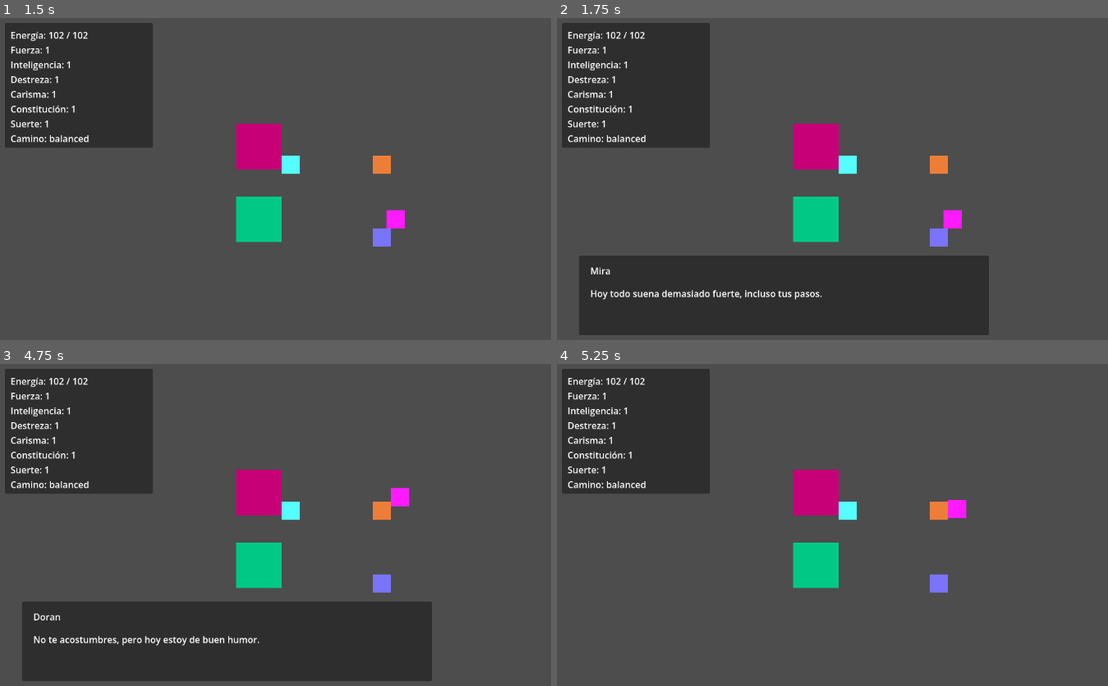
Above: before the commit, frames 1-4 (two rows, left to right).
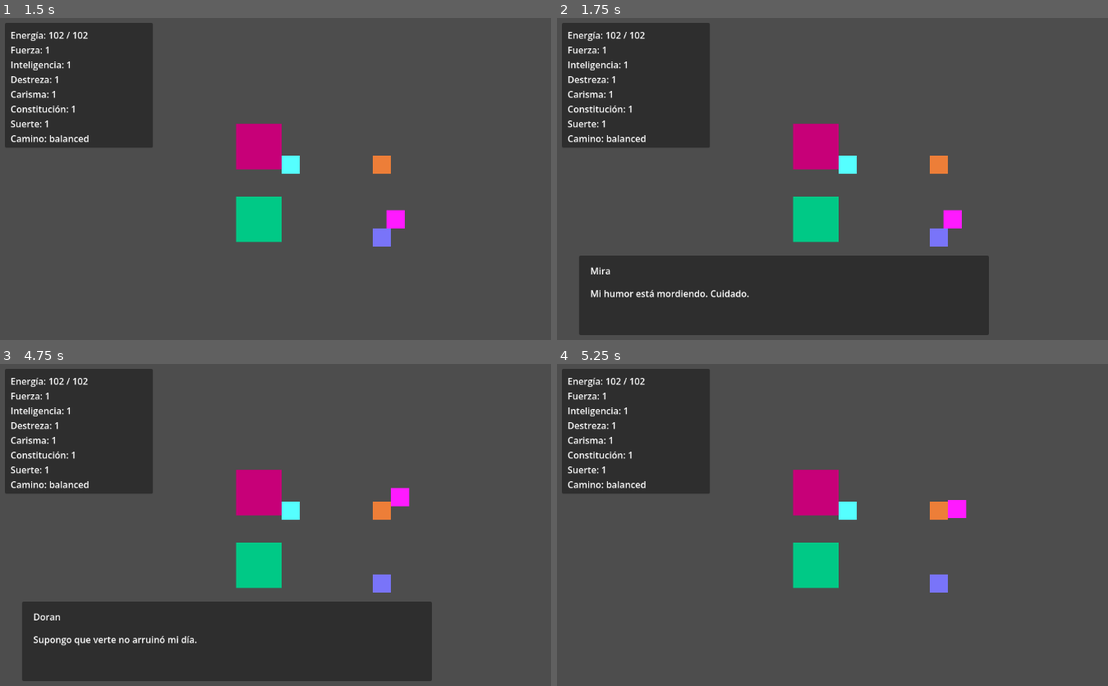
Above: after the commit, the same moments.

Repository: JoshSnowMex/another-life-project
Game: Godot game, scene res://scenes/world/world.tscn
Two runs of this game, one before a commit and one after it. Both use one fixed random seed, a clock stepped at 60 frames per second and the inputs below.
Inputs:
- Up to frame 1 (1.5 s): tap Enter at 0.5 s; hold D (move_right) 0.53-1.28 s; tap F (interact) at 0.6 s; tap T (next_day) at 0.8, 1.35 s; hold S (move_down) from 1.28 s (still down)
- Up to frame 2 (1.75 s): keep holding S (move_down); tap F (interact) at 1.55 s
- Up to frame 3 (4.75 s): tap Space at 2 s; release S (move_down) at 2.03 s; hold D (move_right) 2.03-2.78 s; tap F (interact) at 2.1, 3.05, 3.6, 4.55 s; tap T (next_day) at 2.3, 2.85, 3.8, 4.35 s; hold W (move_up) 2.78-3.53 s; hold A (move_left) from 3.53 s (still down)
- Up to frame 4 (5.25 s): tap Enter at 5 s; release A (move_left) at 5.03 s; hold S (move_down) from 5.03 s (still down); tap F (interact) at 5.1 s

Frame 1 is identical in both runs. In frame 2, 0.6% of the frame differs, in the area x 6-48%, y 84-88%; in frame 3, 0.5%; in frame 4, nothing differs.

Commit message:
Move NPC constants and dialogues to data systems

Diff:
--- /dev/null
+++ b/data/npc_personality_dialogues.json
@@ -0,0 +1,128 @@
+{
+  "amable": {
+	"first_happy": [
+	  "¡Qué alegría verte! Me alegra que hayas venido.",
+	  "Justo estaba esperando encontrarme con alguien amable.",
+      "Tu presencia hace que este día se sienta un poco más ligero."
+	],
+	"first_irritated": [
+	  "Perdón... hoy no me siento del todo bien.",
+	  "No es tu culpa, solo tengo un día complicado.",
+      "Intentaré no descargar mi mal humor contigo."
+	],
+	"second_positive": [
+	  "Hablar contigo siempre me deja una buena sensación.",
+	  "Gracias por tomarte el tiempo de hablar conmigo.",
+      "Me gusta que podamos conversar así."
+	],
+	"second_negative": [
+	  "Creo que esta conversación no salió como esperaba.",
+	  "Perdón, quizá no estoy entendiendo bien tus palabras.",
+      "Me siento un poco incómoda con esto."
+	],
+	"second_neutral": [
+	  "Supongo que aún nos estamos conociendo.",
+	  "No estuvo mal. Podemos hablar más otro día.",
+      "Gracias por acercarte, aunque no tenga mucho que decir ahora."
+	],
+	"limit_happy": [
+	  "Me encantaría seguir hablando, pero dejémoslo para luego.",
+	  "Hablemos más otro día, ¿sí?",
+      "Guardaré algo de conversación para mañana."
+	],
+	"limit_irritated": [
+	  "De verdad necesito descansar un poco.",
+	  "Perdón, pero ya no quiero hablar más por hoy.",
+      "Mejor dejémoslo aquí antes de que diga algo feo."
+	],
+	"limit_neutral": [
+	  "Creo que ya hablamos suficiente por hoy.",
+	  "Podemos continuar otro día.",
+      "Necesito ocuparme de otras cosas ahora."
+	]
+  },
+  "grunon": {
+	"first_happy": [
+	  "No te acostumbres, pero hoy estoy de buen humor.",
+	  "Supongo que verte no arruinó mi día.",
+      "Bueno... hoy puedo tolerar una conversación."
+	],
+	"first_irritated": [
+	  "¿Qué quieres ahora?",
+	  "No estoy de humor. Habla rápido.",
+      "Este no es un buen momento."
+	],
+	"second_positive": [
+	  "No estuvo tan mal como esperaba.",
+	  "Bien. Admito que dijiste algo útil.",
+      "Supongo que puedes ser menos molesto de lo normal."
+	],
+	"second_negative": [
+	  "Sabía que esto iba a ser una pérdida de tiempo.",
+	  "Eso fue exactamente lo que no quería escuchar.",
+      "Me estás dando razones para terminar esta conversación."
+	],
+	"second_neutral": [
+	  "No tengo una opinión sobre eso.",
+	  "Ajá. ¿Eso era todo?",
+      "No fue terrible. Tampoco interesante."
+	],
+	"limit_happy": [
+	  "Ya hablamos bastante. No arruines el momento.",
+	  "Terminemos aquí mientras aún estoy de buen humor.",
+      "Vuelve luego. Tal vez."
+	],
+	"limit_irritated": [
+	  "Ya basta.",
+	  "No voy a repetirlo: déjame en paz por hoy.",
+      "Se acabó la conversación."
+	],
+	"limit_neutral": [
+	  "Eso es suficiente por hoy.",
+	  "No tengo más que decir.",
+      "Vuelve otro día si insistes."
+	]
+  },
+  "impredecible": {
+	"first_happy": [
+	  "¡Hoy el aire sabe a aventura!",
+	  "Qué curioso verte justo ahora. Tal vez era destino.",
+      "¡Perfecto! Necesitaba una interrupción interesante."
+	],
+	"first_irritated": [
+	  "No sé si quiero hablar... o lanzar una piedra al río.",
+	  "Hoy todo suena demasiado fuerte, incluso tus pasos.",
+      "Mi humor está mordiendo. Cuidado."
+	],
+	"second_positive": [
+	  "Eso fue inesperadamente divertido.",
+	  "Me agradas un poco más. No preguntes por qué.",
+      "Interesante... cambiaste el color del día."
+	],
+	"second_negative": [
+	  "Uy. Eso cayó como sopa fría.",
+	  "No sé qué esperaba, pero no era eso.",
+      "Algo en mí acaba de cerrar una puerta imaginaria."
+	],
+	"second_neutral": [
+	  "Eso fue... una conversación.",
+	  "Ni bien ni mal. Como pan sin mermelada.",
+      "Lo guardaré en mi caja mental de cosas raras."
+	],
+	"limit_happy": [
+	  "Sigamos otro día antes de que se evapore la magia.",
+	  "Me voy antes de cambiar de opinión.",
+      "Demasiadas palabras arruinan los buenos misterios."
+	],
+	"limit_irritated": [
+	  "Ya no. Mi paciencia se fue caminando.",
+	  "Necesito silencio antes de convertirme en tormenta.",
+      "Fin de la función por hoy."
+	],
+	"limit_neutral": [
+	  "Mi cabeza ya cambió de canal.",
+	  "Podemos hablar luego, si el universo insiste.",
+      "Ya gasté mis palabras de este momento."
+	]
+  }
+}
--- a/project.godot
+++ b/project.godot
@@ -19,6 +19,8 @@
 
 PlayerStats="*uid://c2une3p0s0ifn"
 TimeSystem="*uid://b4fb7gbyyhhll"
+GameConstants="*uid://ct3htl5mf2jl7"
+DialogueDatabase="*uid://s4gmkedr57aw"
 
 [input]
 
--- a/scripts/npc.gd
+++ b/scripts/npc.gd
@@ -1,19 +1,14 @@
 extends CharacterBody2D
 
-
-const PERSONALITY_AMABLE: String = "amable"
-const PERSONALITY_GRUNON: String = "grunon"
-const PERSONALITY_IMPREDECIBLE: String = "impredecible"
-
 @export var npc_name: String = "Lyria"
-@export var personality: String = "amable"
+@export var personality: String = GameConstants.PERSONALITY_AMABLE
 
 @export var loved_gifts: Array[String] = ["joya"]
 @export var liked_gifts: Array[String] = ["flor", "libro"]
 @export var disliked_gifts: Array[String] = ["extrano"]
 
 var affinity: int = 0
-var mood: String = "neutral"
+var mood: String = GameConstants.MOOD_NEUTRAL
 var interaction_count: int = 0
 var has_received_gift_today: bool = false
 
@@ -48,185 +43,41 @@
 	var final_roll: int = roll + (bias * 10) + personality_modifier
 
 	if final_roll >= 75:
-		mood = "happy"
+		mood = GameConstants.MOOD_HAPPY
 	elif final_roll <= 25:
-		mood = "irritated"
-	else:
-		mood = "neutral"
+		mood = GameConstants.MOOD_IRRITATED
+	else:
+		mood = GameConstants.MOOD_NEUTRAL
 
 func get_personality_mood_modifier() -> int:
 	match personality:
-		PERSONALITY_AMABLE:
+		GameConstants.PERSONALITY_AMABLE:
 			return 10
-		PERSONALITY_GRUNON:
+		GameConstants.PERSONALITY_GRUNON:
 			return -10
-		PERSONALITY_IMPREDECIBLE:
+		GameConstants.PERSONALITY_IMPREDECIBLE:
 			return randi_range(-20, 20)
 
 	return 0
 
 func update_mood_after_affinity_change(affinity_change: int) -> void:
 	if affinity_change > 1:
-		mood = "happy"
+		mood = GameConstants.MOOD_HAPPY
 	elif affinity_change < 0:
-		mood = "irritated"
+		mood = GameConstants.MOOD_IRRITATED
 
 func get_personality_dialogue(context: String) -> String:
-	var dialogues: Dictionary = {
-		PERSONALITY_AMABLE: {
-			"first_happy": [
-				"¡Qué alegría verte! Me alegra que hayas venido.",
-				"Justo estaba esperando encontrarme con alguien amable.",
-				"Tu presencia hace que este día se sienta un poco más ligero."
-			],
-			"first_irritated": [
-				"Perdón... hoy no me siento del todo bien.",
-				"No es tu culpa, solo tengo un día complicado.",
-				"Intentaré no descargar mi mal humor contigo."
-			],
-			"second_positive": [
-				"Hablar contigo siempre me deja una buena sensación.",
-				"Gracias por tomarte el tiempo de hablar conmigo.",
-				"Me gusta que podamos conversar así."
-			],
-			"second_negative": [
-				"Creo que esta conversación no salió como esperaba.",
-				"Perdón, quizá no estoy entendiendo bien tus palabras.",
-				"Me siento un poco incómoda con esto."
-			],
-			"second_neutral": [
-				"Supongo que aún nos estamos conociendo.",
-				"No estuvo mal. Podemos hablar más otro día.",
-				"Gracias por acercarte, aunque no tenga mucho que decir ahora."
-			],
-			"limit_happy": [
-				"Me encantaría seguir hablando, pero dejémoslo para luego.",
-				"Hablemos más otro día, ¿sí?",
-				"Guardaré algo de conversación para mañana."
-			],
-			"limit_irritated": [
-				"De verdad necesito descansar un poco.",
-				"Perdón, pero ya no quiero hablar más por hoy.",
-				"Mejor dejémoslo aquí antes de que diga algo feo."
-			],
-			"limit_neutral": [
-				"Creo que ya hablamos suficiente por hoy.",
-				"Podemos continuar otro día.",
-				"Necesito ocuparme de otras cosas ahora."
-			]
-		},
-
-		PERSONALITY_GRUNON: {
-			"first_happy": [
-				"No te acostumbres, pero hoy estoy de buen humor.",
-				"Supongo que verte no arruinó mi día.",
-				"Bueno... hoy puedo tolerar una conversación."
-			],
-			"first_irritated": [
-				"¿Qué quieres ahora?",
-				"No estoy de humor. Habla rápido.",
-				"Este no es un buen momento."
-			],
-			"second_positive": [
-				"No estuvo tan mal como esperaba.",
-				"Bien. Admito que dijiste algo útil.",
-				"Supongo que puedes ser menos molesto de lo normal."
-			],
-			"second_negative": [
-				"Sabía que esto iba a ser una pérdida de tiempo.",
-				"Eso fue exactamente lo que no quería escuchar.",
-				"Me estás dando razones para terminar esta conversación."
-			],
-			"second_neutral": [
-				"No tengo una opinión sobre eso.",
-				"Ajá. ¿Eso era todo?",
-				"No fue terrible. Tampoco interesante."
-			],
-			"limit_happy": [
-				"Ya hablamos bastante. No arruines el momento.",
-				"Terminemos aquí mientras aún estoy de buen humor.",
-				"Vuelve luego. Tal vez."
-			],
-			"limit_irritated": [
-				"Ya basta.",
-				"No voy a repetirlo: déjame en paz por hoy.",
-				"Se acabó la conversación."
-			],
-			"limit_neutral": [
-				"Eso es suficiente por hoy.",
-				"No tengo más que decir.",
-				"Vuelve otro día si insistes."
-			]
-		},
-
-		PERSONALITY_IMPREDECIBLE: {
-			"first_happy": [
-				"¡Hoy el aire sabe a aventura!",
-				"Qué curioso verte justo ahora. Tal vez era destino.",
-				"¡Perfecto! Necesitaba una interrupción interesante."
-			],
-			"first_irritated": [
-				"No sé si quiero hablar... o lanzar una piedra al río.",
-				"Hoy todo suena demasiado fuerte, incluso tus pasos.",
-				"Mi humor está mordiendo. Cuidado."
-			],
-			"second_positive": [
-				"Eso fue inesperadamente divertido.",
-				"Me agradas un poco más. No preguntes por qué.",
-				"Interesante... cambiaste el color del día."
-			],
-			"second_negative": [
-				"Uy. Eso cayó como sopa fría.",
-				"No sé qué esperaba, pero no era eso.",
-				"Algo en mí acaba de cerrar una puerta imaginaria."
-			],
-			"second_neutral": [
-				"Eso fue... una conversación.",
-				"Ni bien ni mal. Como pan sin mermelada.",
-				"Lo guardaré en mi caja mental de cosas raras."
-			],
-			"limit_happy": [
-				"Sigamos otro día antes de que se evapore la magia.",
-				"Me voy antes de cambiar de opinión.",
-				"Demasiadas palabras arruinan los buenos misterios."
-			],
-			"limit_irritated": [
-				"Ya no. Mi paciencia se fue caminando.",
-				"Necesito silencio antes de convertirme en tormenta.",
-				"Fin de la función por hoy."
-			],
-			"limit_neutral": [
-				"Mi cabeza ya cambió de canal.",
-				"Podemos hablar luego, si el universo insiste.",
-				"Ya gasté mis palabras de este momento."
-			]
-		}
-	}
-
-	if not dialogues.has(personality):
-		return ""
-
-	var personality_dialogues: Dictionary = dialogues[personality]
-
-	if not personality_dialogues.has(context):
-		return ""
-
-	var options: Array = personality_dialogues[context]
-
-	if options.is_empty():
-		return ""
-
-	return options.pick_random()
+	return DialogueDatabase.get_npc_personality_dialogue(personality, context)
 
 func get_first_interaction_text() -> String:
 	if mood == "happy":
-		var dialogue: String = get_personality_dialogue("first_happy")
+		var dialogue: String = get_personality_dialogue(GameConstants.DIALOGUE_FIRST_HAPPY)
 		if dialogue != "":
 			return dialogue
 		return "Me alegra verte por aquí."
 
 	elif mood == "irritated":
-		var dialogue: String = get_personality_dialogue("first_irritated")
+		var dialogue: String = get_personality_dialogue(GameConstants.DIALOGUE_FIRST_IRRITATED)
 		if dialogue != "":
 			return dialogue
 		return "No estoy de humor ahora mismo."
@@ -237,17 +88,17 @@
 	var dialogue: String = ""
 
 	if affinity_change > 0:
-		dialogue = get_personality_dialogue("second_positive")
+		dialogue = get_personality_dialogue(GameConstants.DIALOGUE_SECOND_POSITIVE)
 		if dialogue == "":
 			dialogue = "Supongo que hablar contigo no estuvo mal."
 
 	elif affinity_change < 0:
-		dialogue = get_personality_dialogue("second_negative")
+		dialogue = get_personality_dialogue(GameConstants.DIALOGUE_SECOND_NEGATIVE)
 		if dialogue == "":
 			dialogue = "Te dije que no era un buen momento."
 
 	else:
-		dialogue = get_personality_dialogue("second_neutral")
+		dialogue = get_personality_dialogue(GameConstants.DIALOGUE_SECOND_NEUTRAL)
 		if dialogue == "":
 			dialogue = "No tengo mucho más que decir."
 
@@ -257,17 +108,17 @@
 	var dialogue: String = ""
 
 	if mood == "irritated":
-		dialogue = get_personality_dialogue("limit_irritated")
+		dialogue = get_personality_dialogue(GameConstants.DIALOGUE_LIMIT_IRRITATED)
 		if dialogue == "":
 			dialogue = "Ya basta por hoy."
 
 	elif mood == "happy":
-		dialogue = get_personality_dialogue("limit_happy")
+		dialogue = get_personality_dialogue(GameConstants.DIALOGUE_LIMIT_HAPPY)
 		if dialogue == "":
 			dialogue = "Hablemos luego, ¿sí?"
 
 	else:
-		dialogue = get_personality_dialogue("limit_neutral")
+		dialogue = get_personality_dialogue(GameConstants.DIALOGUE_LIMIT_NEUTRAL)
 		if dialogue == "":
 			dialogue = "Creo que ya hablamos suficiente por hoy."
 
@@ -289,11 +140,11 @@
 
 func get_personality_affinity_modifier() -> int:
 	match personality:
-		PERSONALITY_AMABLE:
+		GameConstants.PERSONALITY_AMABLE:
 			return 1
-		PERSONALITY_GRUNON:
+		GameConstants.PERSONALITY_GRUNON:
 			return -1
-		PERSONALITY_IMPREDECIBLE:
+		GameConstants.PERSONALITY_IMPREDECIBLE:
 			return randi_range(-2, 2)
 
 	return 0
@@ -354,11 +205,11 @@
 	affinity = clamp(affinity, -100, 100)
 
 	if affinity_change >= 6:
-		mood = "happy"
+		mood = GameConstants.MOOD_HAPPY
 	elif affinity_change < 0:
-		mood = "irritated"
-	else:
-		mood = "neutral"
+		mood = GameConstants.MOOD_IRRITATED
+	else:
+		mood = GameConstants.MOOD_NEUTRAL
 
 	dialogue_box.show_dialogue(npc_name, get_gift_response_text(gift_type, affinity_change))
 
--- /dev/null
+++ b/systems/dialogue_database.gd
@@ -0,0 +1,47 @@
+extends Node
+
+const NPC_PERSONALITY_DIALOGUES_PATH: String = "res://data/npc_personality_dialogues.json"
+
+var npc_personality_dialogues: Dictionary = {}
+
+func _ready() -> void:
+	load_npc_personality_dialogues()
+
+func load_npc_personality_dialogues() -> void:
+	npc_personality_dialogues = load_json_file(NPC_PERSONALITY_DIALOGUES_PATH)
+
+func load_json_file(path: String) -> Dictionary:
+	if not FileAccess.file_exists(path):
+		push_error("No existe el archivo JSON: " + path)
+		return {}
+
+	var file := FileAccess.open(path, FileAccess.READ)
+
+	if file == null:
+		push_error("No se pudo abrir el archivo JSON: " + path)
+		return {}
+
+	var text: String = file.get_as_text()
+	var parsed = JSON.parse_string(text)
+
+	if typeof(parsed) != TYPE_DICTIONARY:
+		push_error("El JSON no tiene formato de Dictionary: " + path)
+		return {}
+
+	return parsed
+
+func get_npc_personality_dialogue(personality: String, context: String) -> String:
+	if not npc_personality_dialogues.has(personality):
+		return ""
+
+	var personality_dialogues: Dictionary = npc_personality_dialogues[personality]
+
+	if not personality_dialogues.has(context):
+		return ""
+
+	var options: Array = personality_dialogues[context]
+
+	if options.is_empty():
+		return ""
+
+	return options.pick_random()
--- /dev/null
+++ b/systems/game_constants.gd
@@ -0,0 +1,25 @@
+extends Node
+
+const PERSONALITY_AMABLE: String = "amable"
+const PERSONALITY_GRUNON: String = "grunon"
+const PERSONALITY_IMPREDECIBLE: String = "impredecible"
+
+const MOOD_HAPPY: String = "happy"
+const MOOD_NEUTRAL: String = "neutral"
+const MOOD_IRRITATED: String = "irritated"
+
+const DIALOGUE_FIRST_HAPPY: String = "first_happy"
+const DIALOGUE_FIRST_IRRITATED: String = "first_irritated"
+const DIALOGUE_SECOND_POSITIVE: String = "second_positive"
+const DIALOGUE_SECOND_NEGATIVE: String = "second_negative"
+const DIALOGUE_SECOND_NEUTRAL: String = "second_neutral"
+const DIALOGUE_LIMIT_HAPPY: String = "limit_happy"
+const DIALOGUE_LIMIT_IRRITATED: String = "limit_irritated"
+const DIALOGUE_LIMIT_NEUTRAL: String = "limit_neutral"
+
+const GIFT_COMIDA: String = "comida"
+const GIFT_FLOR: String = "flor"
+const GIFT_JOYA: String = "joya"
+const GIFT_LIBRO: String = "libro"
+const GIFT_ARTESANIA: String = "artesania"
+const GIFT_EXTRANO: String = "extrano"
--- a/systems/time_system.gd
+++ b/systems/time_system.gd
@@ -4,8 +4,6 @@
 
 func next_day() -> void:
 	current_day += 1
-
-	print("Día:", current_day)
 
 	restore_player()
 	reset_npcs()
@@ -16,8 +14,6 @@
 func reset_npcs() -> void:
 	var npcs = get_tree().get_nodes_in_group("npcs")
 
-	print("NPCs encontrados: ", npcs.size())
-
 	for npc in npcs:
 		if npc.has_method("reset_daily_interactions"):
 			npc.reset_daily_interactions()
Not shown, added: systems/dialogue_database.gd.uid
Not shown, added: systems/game_constants.gd.uid
Not shown, added: scenes/world/world.tscn3410059883.tmp
Not shown, added: scenes/world/world.tscn3415233852.tmp
Not shown, added: scenes/world/world.tscn3556538935.tmp
